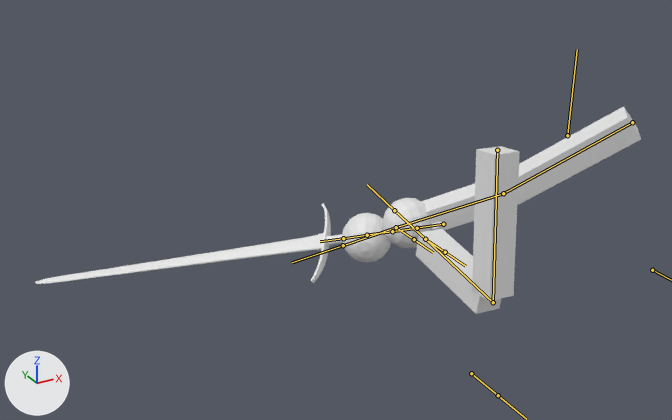
An edit to the FBX model Assets/Models/simple arms v3.fbx, drawn before and after from the same camera.
Both versions are drawn from a camera (50 mm lens) standing at (-0.215, -0.227, 0.105) and looking at (-0.05, 0.073, -0.045). The axes (+X, +Y, +Z) are drawn at lower left. The lights are the same throughout. Both versions are drawn at frame 21 of the action 'Armature.002|Light Attack 1'; the numbers are the values there. The bones that bend it are drawn over the model as lines.

Names of what the first picture shows: 'BastardSword1', 'Cube'.
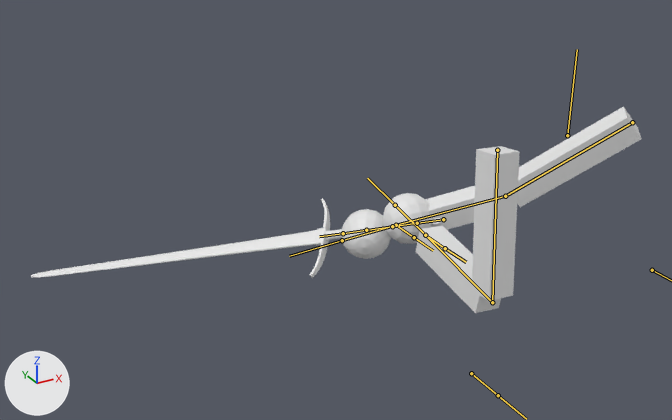
Where the change shows, as pixel boxes [x1, y1, x2, y2] in the pictures (672 x 420 px):
'Cube', posed
    before: [342, 106, 641, 314]
    after: [341, 106, 641, 313]
'BastardSword1', posed
    before: [35, 203, 444, 284]
    after: [31, 198, 444, 278]
bone 'Shoulder.R', root to tip
    before: (632, 122) to (503, 193)
    after: (632, 122) to (505, 196)
bone 'Arm.R', root to tip
    before: (503, 193) to (396, 227)
    after: (505, 196) to (396, 225)
bone 'Arm.L', root to tip
    before: (493, 302) to (425, 239)
    after: (492, 302) to (425, 235)
bone 'Sword.Root', root to tip
    before: (443, 224) to (391, 231)
    after: (443, 219) to (391, 226)

What the commit changed:
Bone 'Shoulder.R' (bone_shoulder_r) turns from (-62, -53, -80) to (-61, -53, -80) degrees about its own x, y and z.
Bone 'Arm.R' (bone_arm_r) turns from (-11, 0, 0) to (-16, 0, 0) degrees about its own x, y and z.
Bone 'Arm.L' (bone_arm_l) turns from (104, 0, 0) to (106, 0, 0) degrees about its own x, y and z.
Bone 'Sword.Root' (bone_sword_root) moves from (-1.05, -4.26, -1.19) to (-1.05, -4.16, -1.19).
Bone 'Sword.Root' (bone_sword_root) turns from (-54, 31, -147) to (-55, 31, -147) degrees about its own x, y and z.
